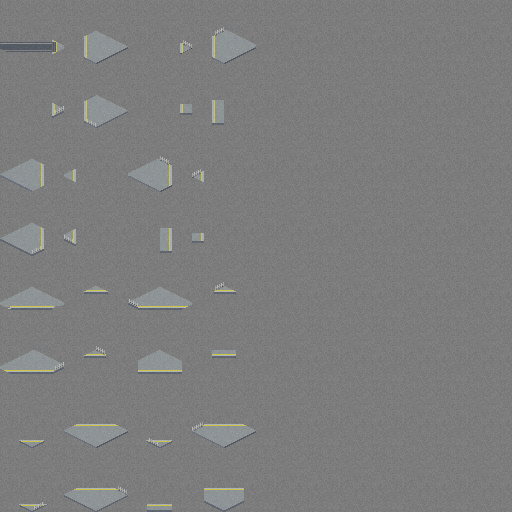
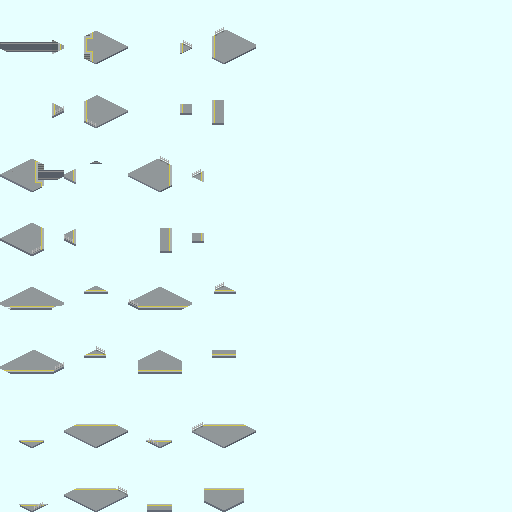
The second 512×512 image is a revision of the first. Changes to its layers:
hid "Platform_Noise.xcf" over left=0, top=0, right=512, bottom=512
added group "[25]@" with 2 layers in group "Left" over left=64, top=161, right=102, bottom=184
added layer "FootBase #1" in group "[25]@" over left=64, top=161, right=102, bottom=184
moved "[25]" into group "[25]@", painted on it over left=64, top=169, right=76, bottom=184
added group "レイヤーグループ #1" with 2 layers in group "Left" over left=0, top=159, right=64, bottom=192
added layer "FootBase コピー" in group "レイヤーグループ #1" over left=12, top=161, right=64, bottom=183
moved "[24]" into group "レイヤーグループ #1", painted on it over left=0, top=159, right=44, bottom=192
painted on "[17]" over left=84, top=32, right=95, bottom=63
added group "[16]@" with 2 layers in group "Right" over left=0, top=40, right=64, bottom=54
moved "FootBase" into group "[16]@", painted on it over left=0, top=41, right=55, bottom=52
moved "[16]" into group "[16]@", painted on it over left=51, top=40, right=64, bottom=54
